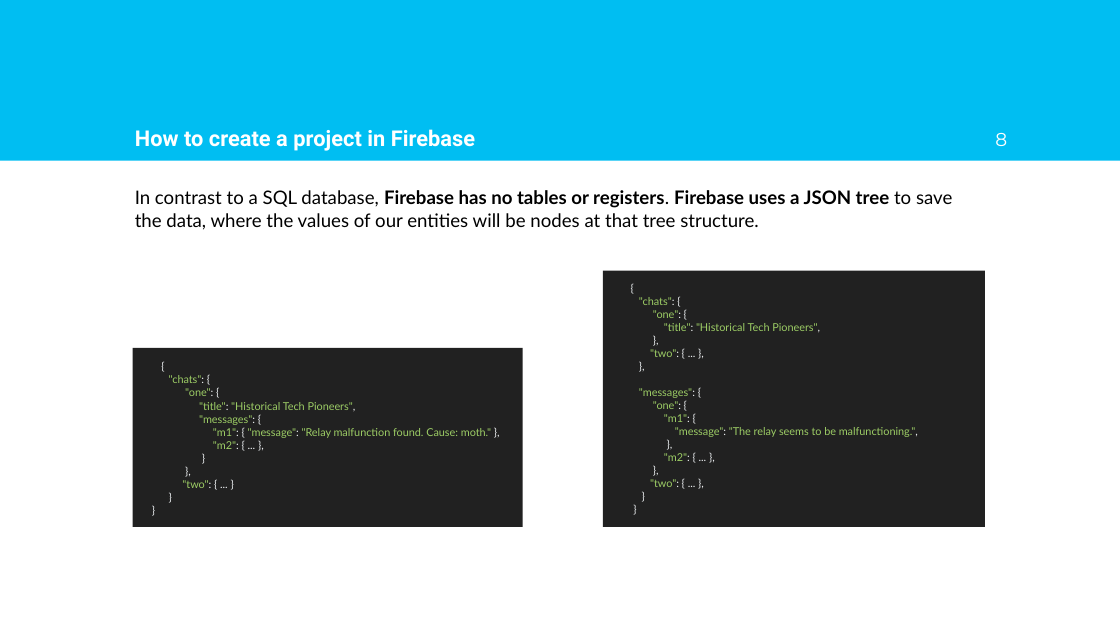
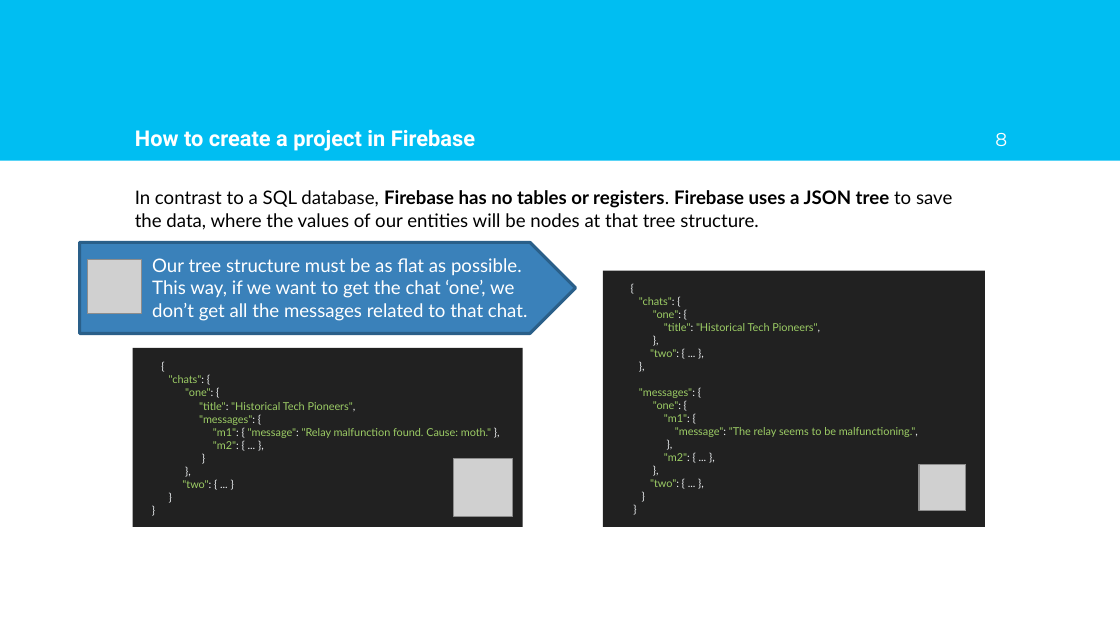
Before and after one commit to AlfonsoLRz/Firebase-Tutorial, a slide deck: slide 8 of doc/Tutorial.pptx. Drawn at 1120x630 pixels with LibreOffice and Linux fonts; fonts in the diff are those of the drawing; grey boxes stand for pictures; background and template pictures are left out. Boxes give left, top, right and bottom in pixels: in the first picture for what was removed or moved away, otherwise in the second. Text is boxed around its words. In the diff, an @@ line names an element or a change of style, - is before the commit and + after.

```diff
--- a/doc/Tutorial.pptx
+++ b/doc/Tutorial.pptx
@@ pentagon arrow added at bbox=[80, 242, 576, 333], fill #3A81BA, outline #2B5F8A 2 pt @@
@@ picture added at bbox=[87, 260, 141, 314] @@
@@ text added at bbox=[152, 258, 528, 321], 12 pt, text #FFFFFF @@
+Our tree structure must be as flat as possible. This way, if we want to get the chat ‘one’, we don’t get all the messages related to that chat.
@@ picture added at bbox=[454, 458, 512, 516] @@
@@ picture added at bbox=[920, 464, 967, 511] @@
```
Also in this commit, not shown: 2 other slides changed, 11 slides added, 24 slides removed, 2 other files.
